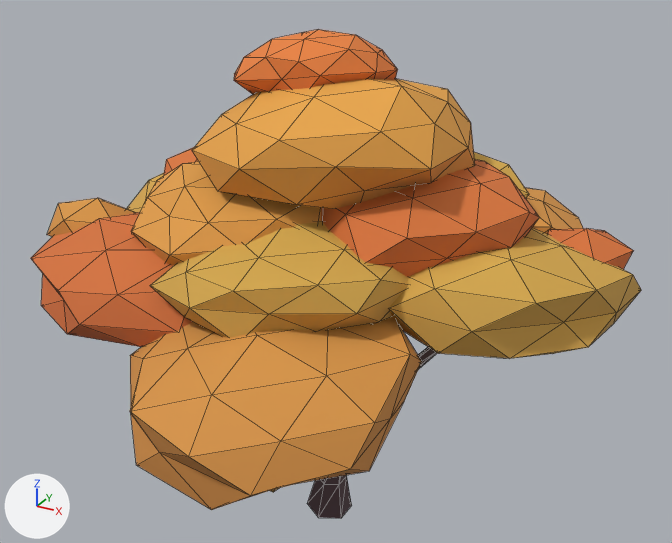
The glTF model assets/models/props/maple_yellow.glb, before and after one commit.
The view is the same before and after, from a 50 mm lens placed at (4.44, -7.91, 7.0), pointed at (0.08, 0.02, 3.04). Lighting does not change. The marker at lower left points along +X, +Y and +Z. The picture after the commit comes second. Mesh edges are drawn as thin lines. Vertices at exactly the same position are counted once.

The first picture shows 'maple_yellow'.
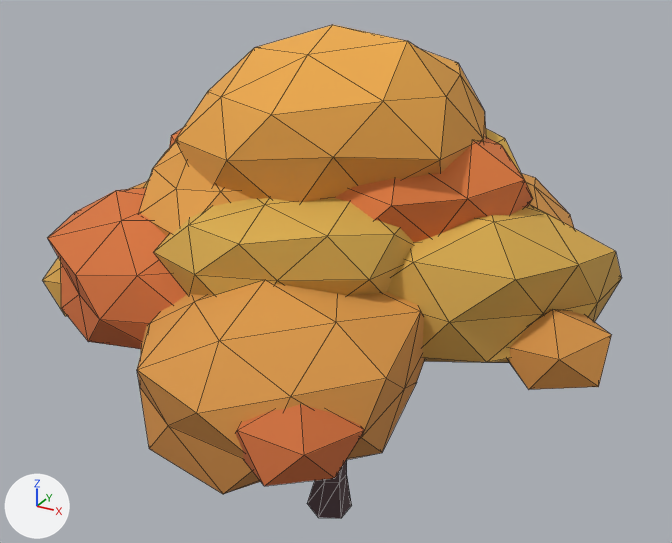
Pixel boxes [x1, y1, x2, y2] of what changed, in the pictures (672 x 543 px; the box of a moved part takes in the faces that stretch with it):
'maple_yellow', reshaped
    before: [31, 29, 641, 518]
    after: [43, 25, 622, 518]
part 1 of me_maple_yellow, moved or reshaped (not visible afterwards)
    before: [418, 347, 437, 368]
part 2 of me_maple_yellow, rebuilt
    before: [150, 221, 408, 338]
    after: [154, 198, 414, 296]
part 3 of me_maple_yellow, rebuilt
    before: [31, 212, 193, 347]
    after: [48, 188, 187, 349]
part 4 of me_maple_yellow, rebuilt
    before: [131, 161, 321, 265]
    after: [139, 141, 251, 237]
part 5 of me_maple_yellow, rebuilt (7% narrower, 20% taller)
    before: [388, 228, 641, 359]
    after: [387, 205, 622, 363]
part 6 of me_maple_yellow, rebuilt
    before: [474, 152, 529, 198]
    after: [486, 129, 523, 177]
part 7 of me_maple_yellow, rebuilt
    before: [321, 159, 539, 277]
    after: [335, 137, 533, 243]
part 8 of me_maple_yellow, rebuilt (11% taller)
    before: [130, 317, 422, 510]
    after: [137, 280, 425, 494]
part 9 of me_maple_yellow, rebuilt (mostly hidden afterwards)
    before: [127, 173, 164, 212]
    after: [144, 178, 150, 188]
part 10 of me_maple_yellow, rebuilt (mostly hidden afterwards)
    before: [164, 147, 198, 175]
    after: [169, 128, 183, 148]
part 11 of me_maple_yellow, rebuilt
    before: [192, 79, 475, 209]
    after: [175, 25, 486, 202]
part 12 of me_maple_yellow, rebuilt
    before: [525, 188, 583, 234]
    after: [521, 173, 574, 228]
part 13 of me_maple_yellow, deleted (orange)
    before: [234, 29, 398, 94]
part 14 of me_maple_yellow, deleted (orange)
    before: [548, 228, 633, 269]
part 15 of me_maple_yellow, deleted (orange)
    before: [47, 198, 136, 237]
part 16 of me_maple_yellow, moved or reshaped
    before: [307, 475, 352, 518]
    after: [307, 460, 352, 518]
part 17 of me_maple_yellow, added (mostly hidden)
    after: [43, 181, 147, 316]
part 18 of me_maple_yellow, added (orange)
    after: [236, 309, 611, 486]

Edits to the bpy script that builds the scene:
```text
Change me_maple_yellow:
    used by ob_maple_yellow; location = (0.0, 0.0, 0.0)
    remove me_maple_yellow.from_pydata(...)  # 676 vertices, 1245 faces; spans x -3.08..3.05, y -3.33..2.99, z -0.02..5.5
    add me_maple_yellow.from_pydata(...)  # 646 vertices, 1185 faces; spans x -3.15..3.06, y -3.19..2.82, z -0.02..5.58
    me_maple_yellow part 1: the loose piece of 20 vertices spanning x 0.03..1.76, y -0.1..0.1, z 1.13..3.18 is multiplied about its middle by the matrix ((0.894, 0.013, -0.021), (-0.013, 0.894, 0.014), (0.022, -0.013, 0.894)), then moved by (-0.1, 0.0, 0.02)
    me_maple_yellow part 2: the loose piece of 42 vertices spanning x -0.93..1.41, y -2.24..0.2, z 3.05..4.01 is rebuilt with 42 vertices and now spans x -1.05..1.45, y -2.09..0.46, z 3.06..4.53
    me_maple_yellow part 3: the loose piece of 42 vertices spanning x -2.78..-0.13, y -2.22..0.48, z 2.62..3.62 is rebuilt with 42 vertices and now spans x -2.6..0.09, y -2.17..0.65, z 2.49..3.93
    me_maple_yellow part 4: the loose piece of 42 vertices spanning x -1.81..0.46, y -1.74..0.54, z 3.36..4.24 is rebuilt with 42 vertices and now spans x -1.73..0.68, y -1.73..0.72, z 3.33..4.65
    me_maple_yellow part 5: the loose piece of 42 vertices spanning x 0.13..3.05, y -1.25..1.28, z 2.74..3.83 is rebuilt with 42 vertices and now spans x -0.09..2.85, y -1.32..1.35, z 2.58..4.15
    me_maple_yellow part 6: the loose piece of 42 vertices spanning x -0.86..1.75, y -0.3..2.0, z 3.33..4.36 is rebuilt with 42 vertices and now spans x -0.98..1.72, y -0.56..1.92, z 3.25..4.79
    me_maple_yellow part 7: the loose piece of 42 vertices spanning x -0.09..2.12, y -1.27..1.19, z 3.43..4.4 is rebuilt with 42 vertices and now spans x -0.36..2.04, y -1.33..1.26, z 3.36..4.82
    me_maple_yellow part 8: the loose piece of 42 vertices spanning x -0.98..1.77, y -3.33..-0.55, z 2.26..3.41 is rebuilt with 42 vertices and now spans x -1.03..1.75, y -3.13..-0.25, z 2.17..3.81
    me_maple_yellow part 9: the loose piece of 42 vertices spanning x -3.08..-0.3, y -0.51..1.9, z 2.51..3.63 is rebuilt with 42 vertices and now spans x -2.86..-0.02, y -0.67..1.86, z 2.36..3.99
    me_maple_yellow part 10: the loose piece of 42 vertices spanning x -2.15..0.49, y -0.7..1.71, z 3.2..4.28 is rebuilt with 42 vertices and now spans x -2.01..0.72, y -0.86..1.7, z 3.17..4.71
    me_maple_yellow part 11: the loose piece of 42 vertices spanning x -1.34..1.47, y -1.43..1.38, z 3.85..5.15 is rebuilt with 42 vertices and now spans x -1.46..1.57, y -1.54..1.51, z 3.62..5.58
    me_maple_yellow part 12: the loose piece of 42 vertices spanning x -0.61..2.39, y 0.26..2.99, z 2.59..3.82 is rebuilt with 42 vertices and now spans x -0.71..2.31, y 0.0..2.82, z 2.39..4.19
    me_maple_yellow part 13: the loose piece of 42 vertices spanning x -1.03..0.55, y -0.51..1.0, z 4.72..5.5 is deleted
    me_maple_yellow part 14: the loose piece of 12 vertices spanning x 2.02..2.92, y 0.34..1.25, z 3.09..3.7 is deleted
    me_maple_yellow part 15: the loose piece of 12 vertices spanning x -2.93..-2.03, y -1.25..-0.37, z 3.1..3.68 is deleted
    me_maple_yellow part 16: 18 vertices removed from x -0.11..0.21, y -0.18..0.17, z 0.42..1.3; 18 vertices added at x -0.11..0.22, y -0.18..0.17, z 0.45..1.4
    me_maple_yellow part 17: 24 vertices added at x -3.15..-1.85, y -1.58..1.05, z 2.49..3.53
    me_maple_yellow part 18: 24 vertices added at x 0.71..3.06, y -3.19..0.07, z 2.56..3.37
    other edits to the shape of me_maple_yellow do not show in these pictures
```
